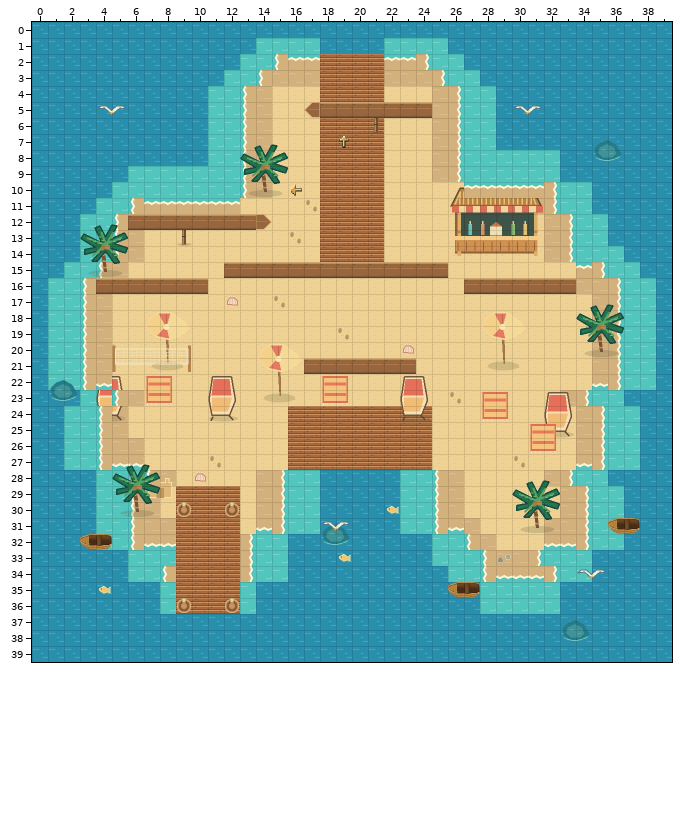
An edit to a level. Tiled map (JSON), maps/constellation-shore.tmj. The picture above is the old version.
Cells are 32x32 px. Shown: x 0..39, y 0..39.
Now the later version:
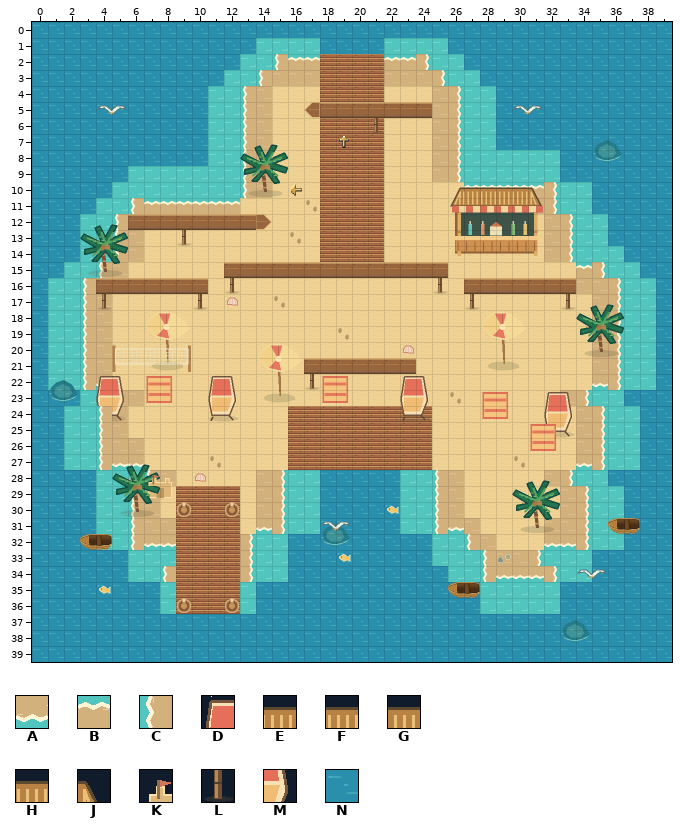
Key: from "art-0": A 1347, B 1348, C 1350, D 1414, E 1419, F 1420, G 1421, H 1422, J 1423, K 1449, L 1462, M 1479; from "navigation-mask": N 1.
_ is an empty cell, # one hidden under a higher layer, . an unchanged one.
Tiles of an added or newly shown layer are drawn over the layers below it.
See-through tiles are keyed as they look on the map.
The exact change:
--- layer "scenery-belowAvatar-0"
@@ x 27..31 @@
-10 #####
+10 BBBBB
@@ x 4..33 @@
-16 ........_............_........
-17 _....._................_....._
+16 ........L............L........
+17 L.....L................L.....L
@@ x 4..17 @@
-22 #............_
-23 .#............
+22 A............L
+23 .C............
@@ x 7..7 @@
-28 #
+28 C
--- layer "scenery-belowAvatar-1"
@@ x 27..31 @@
-10 BBBBB
+10 _____
@@ x 4..5 @@
-22 A.
-23 .C
+22 _.
+23 ._
@@ x 7..7 @@
-28 C
+28 _
--- layer "scenery-aboveAvatar-0"
@@ x 27..31 @@
-10 _____
+10 EFGHJ
@@ x 4..5 @@
-22 _.
-23 ._
+22 D.
+23 .M
--- layer "scenery-aboveAvatar-1" (added)
@@ x 7..7 @@
-28 _
+28 K
--- layer "physical-collisions"
@@ x 4..33 @@
-16 ........_............_........
-17 _....._................_....._
+16 ........N............N........
+17 N.....N................N.....N
@@ x 5..17 @@
-22 ............_
-23 _............
+22 ............N
+23 N............
